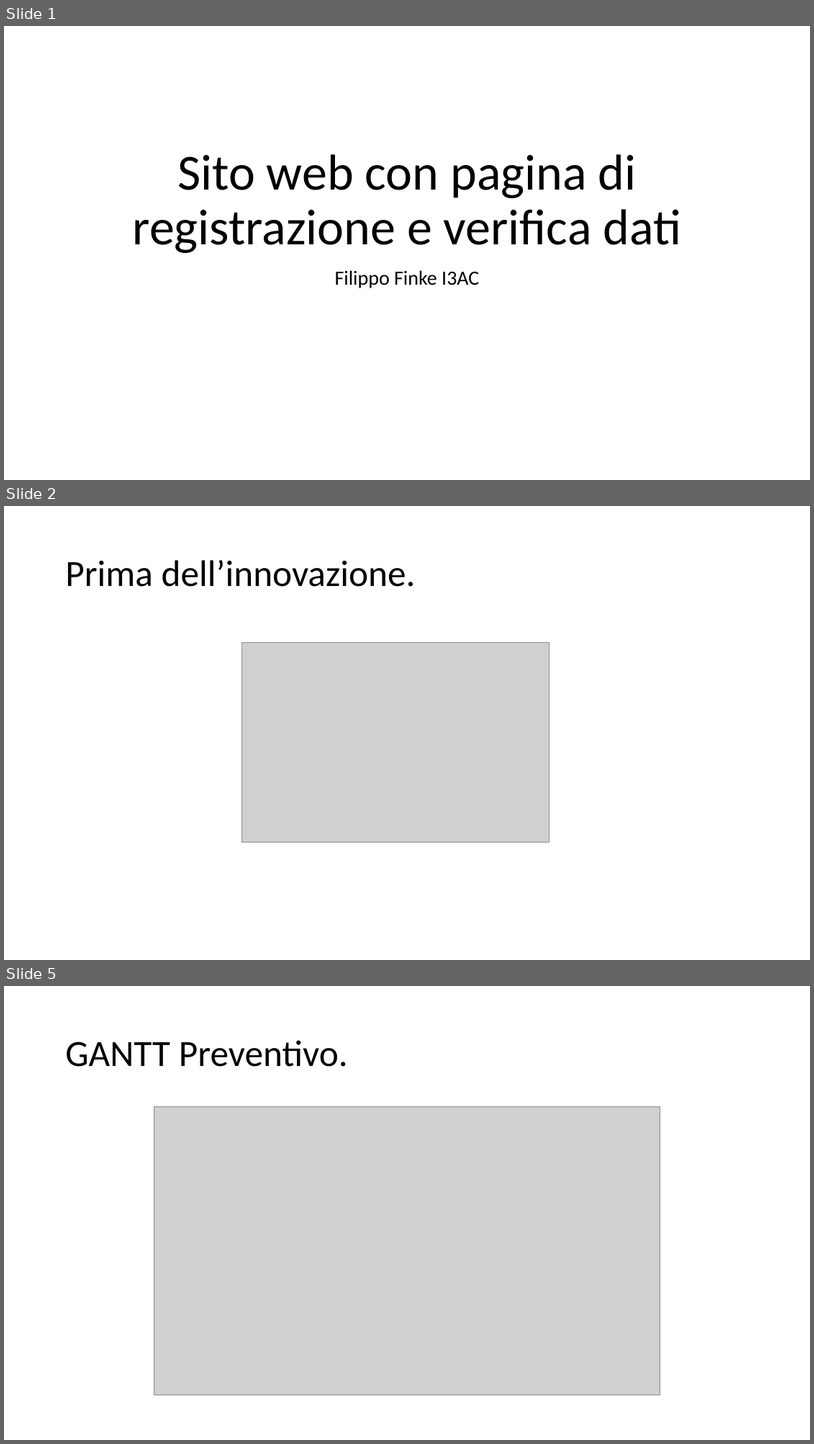
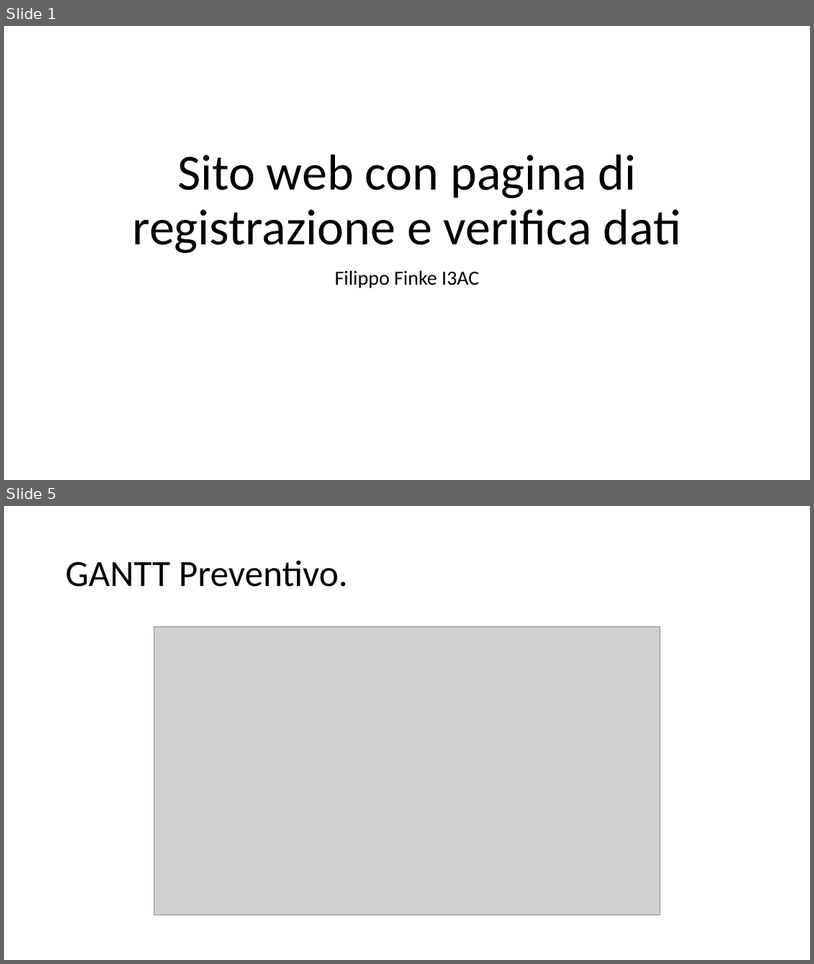
Before and after one commit to filippofinke/Registration-and-data-verification-page, a slide deck: Presentazione/PresentazioneFilippoFinke.pptx. Shown one above the other, each under a label of ours: slides 1, 2 and 5 before the commit, slides 1 and 5 after it; the slides between them are not shown. The pictures are 814x1444 and 814x964 pixels, drawn with LibreOffice and Linux fonts; fonts in the diff are those of the drawing; grey boxes stand for pictures. Boxes give left, top, right and bottom in pixels: in the first picture for what was removed or moved away, otherwise in the second. Text is boxed around its words. In the diff, an @@ line names an element or a change of style, - is before the commit and + after.

```diff
--- a/Presentazione/PresentazioneFilippoFinke.pptx
+++ b/Presentazione/PresentazioneFilippoFinke.pptx
@@ slide 2 removed at [4, 506, 810, 960], background #FFFFFF @@
@@ title removed at [65, 560, 416, 587] @@
-Prima dell’innovazione.
@@ picture removed at [242, 643, 549, 842] @@
```
Also in this commit, not shown: 2 slides changed, 6 slides added, 2 other slides removed, 10 other files.
